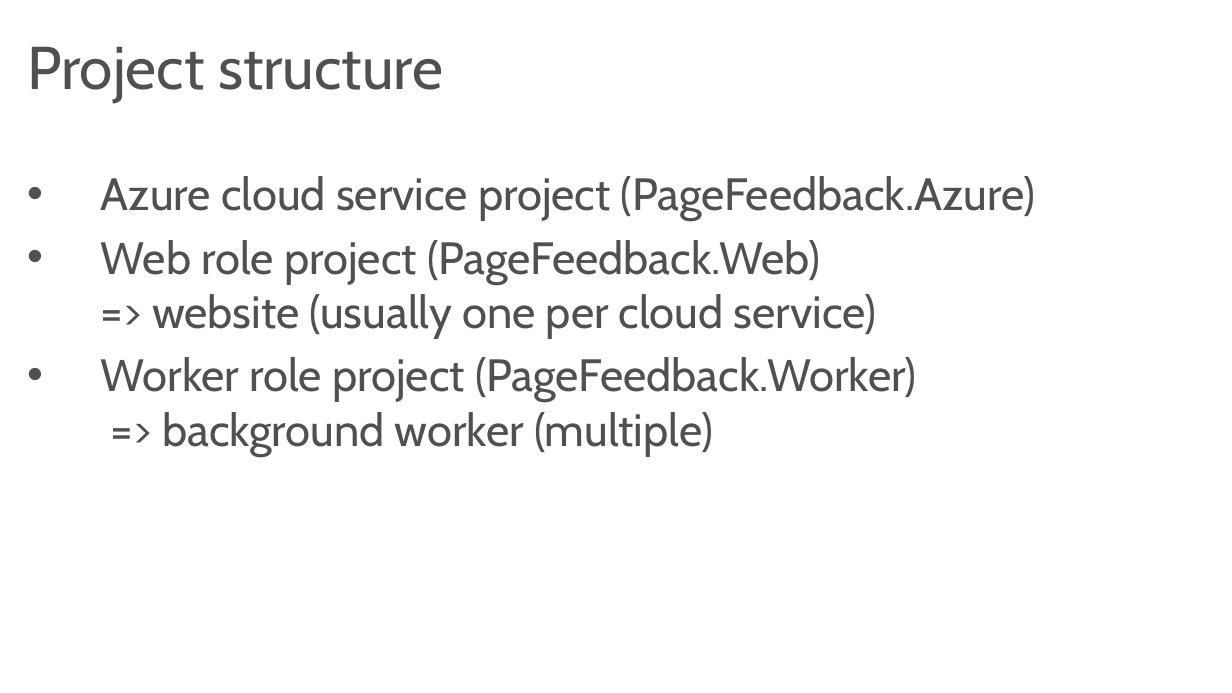
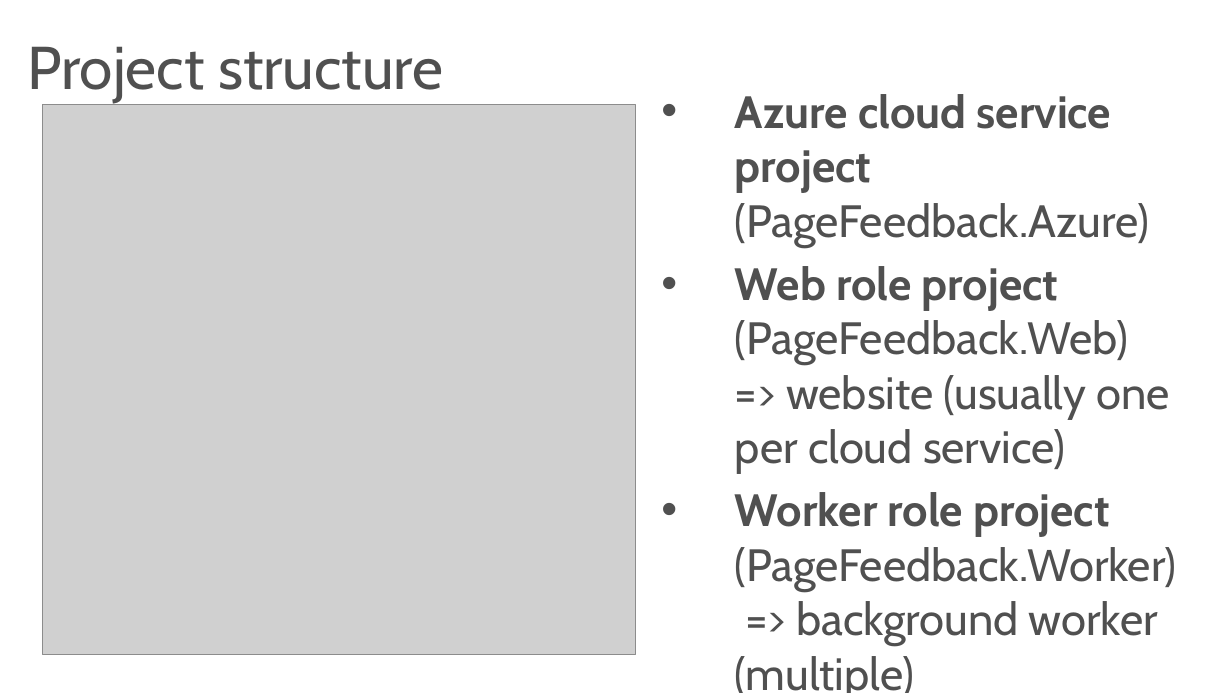
Before and after one commit to codesanook/PageFeedback, a slide deck: slide 15 of Azure Cloud Service Deployment.pptx. Drawn at 1232x693 pixels with LibreOffice and Linux fonts; fonts in the diff are those of the drawing; grey boxes stand for pictures. Boxes give left, top, right and bottom in pixels: in the first picture for what was removed or moved away, otherwise in the second. Text is boxed around its words. In the diff, an @@ line names an element or a change of style, - is before the commit and + after.

```diff
--- a/Azure Cloud Service Deployment.pptx
+++ b/Azure Cloud Service Deployment.pptx
@@ text "Azure cloud service project (PageFeedback.Azure)": place and size @@
-text "Azure cloud service project (PageFeedback.Azure)" at (101, 176, 1035, 456)
+text "Azure cloud service project (PageFeedback.Azure)" at (735, 94, 1177, 646)
@@ text "Azure cloud service project (PageFeedback.Azure)" at (735, 94, 1177, 646): bold on in "Azure cloud service project", "Web role project", "Worker role project" @@
@@ picture added at (43, 105, 636, 655) @@
```
Also in this commit, not shown: 6 other slides changed, 11 slides added, 10 slides removed.
